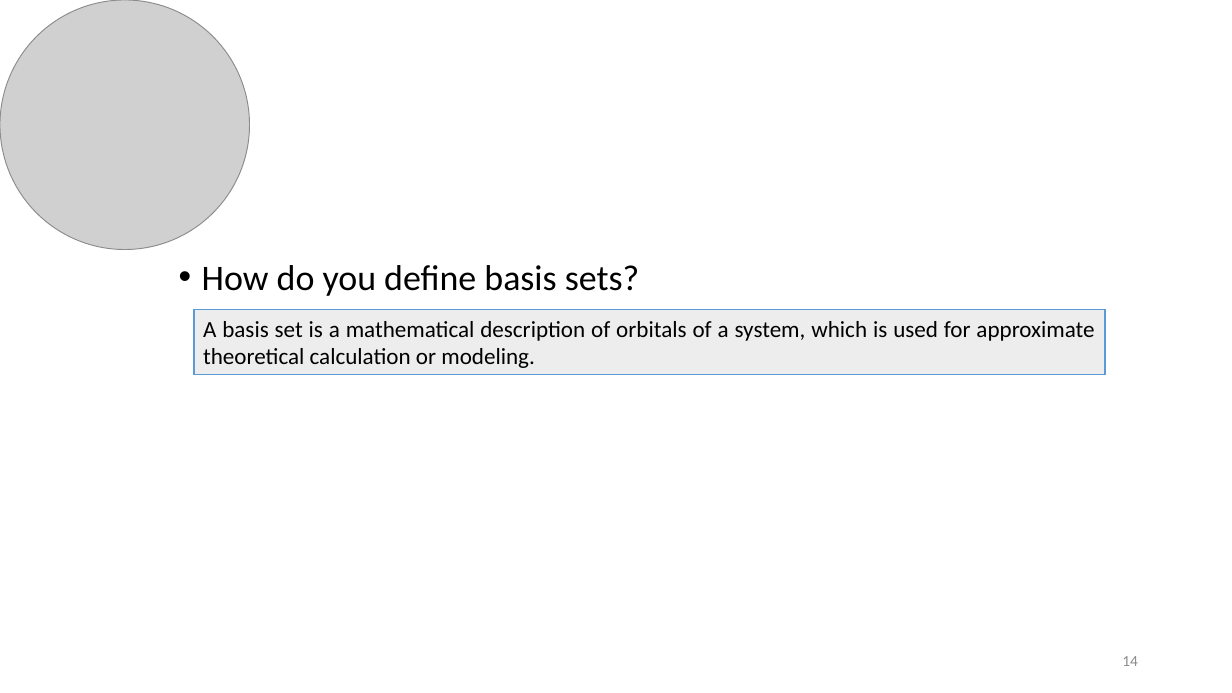
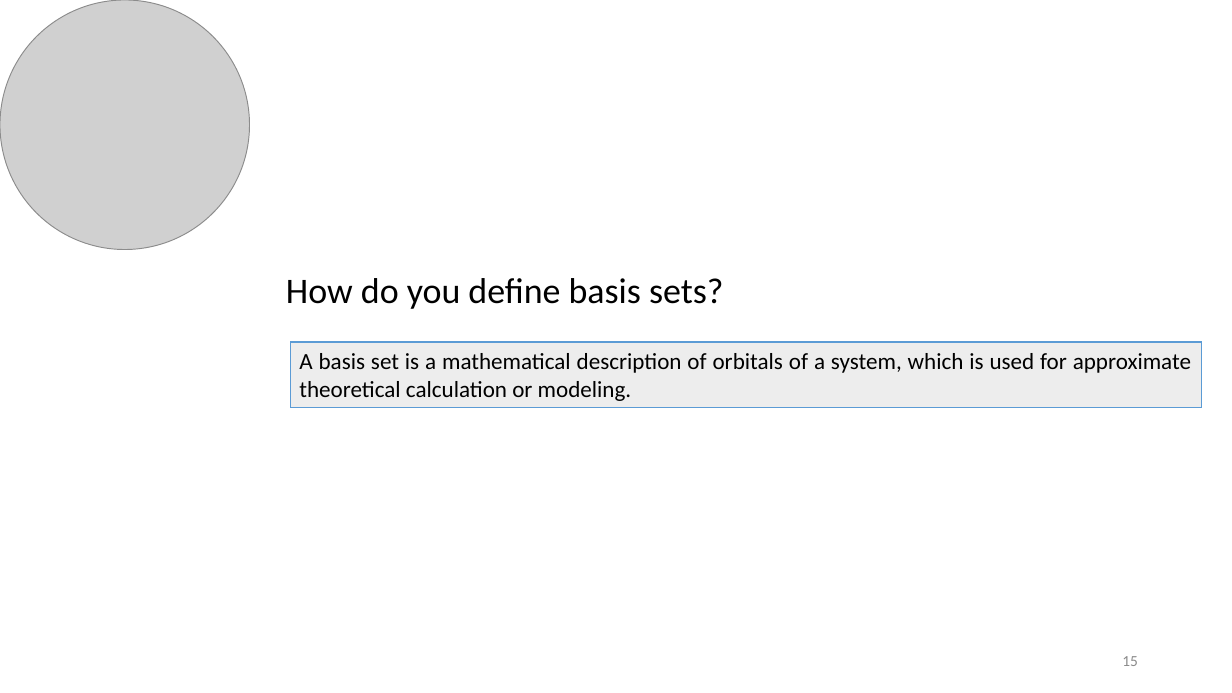
Before and after one commit to CCBatIIT/modelingworkshop, a slide deck: slide 15 of slides/3-2-qmmm.pptx (slide 14 before the commit). Drawn at 1232x693 pixels with LibreOffice and Linux fonts; fonts in the diff are those of the drawing; grey boxes stand for pictures. Boxes give left, top, right and bottom in pixels: in the first picture for what was removed or moved away, otherwise in the second. Text is boxed around its words. In the diff, an @@ line names an element or a change of style, - is before the commit and + after.

```diff
--- a/slides/3-2-qmmm.pptx
+++ b/slides/3-2-qmmm.pptx
@@ text "How do you define basis ..." moved from (x1=202, y1=265, x2=639, y2=296) to (x1=286, y1=278, x2=723, y2=309) @@
@@ text "How do you define basis ..." at (x1=286, y1=278, x2=723, y2=309): bullet • to none @@
@@ rectangle "A basis set is a ..." moved from (x1=194, y1=310, x2=1105, y2=375) to (x1=290, y1=342, x2=1202, y2=408) @@
@@ page number at (x1=1122, y1=656, x2=1138, y2=666): text changed @@
-14
+15
```
Also in this commit, not shown: 1 other slide changed, 1 slide added, 4 other files.
